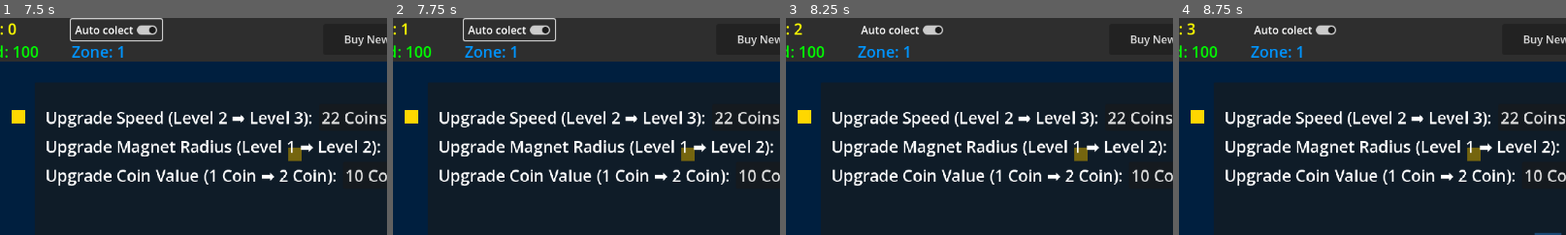
Above: before the commit, frames 1-4 (left to right).
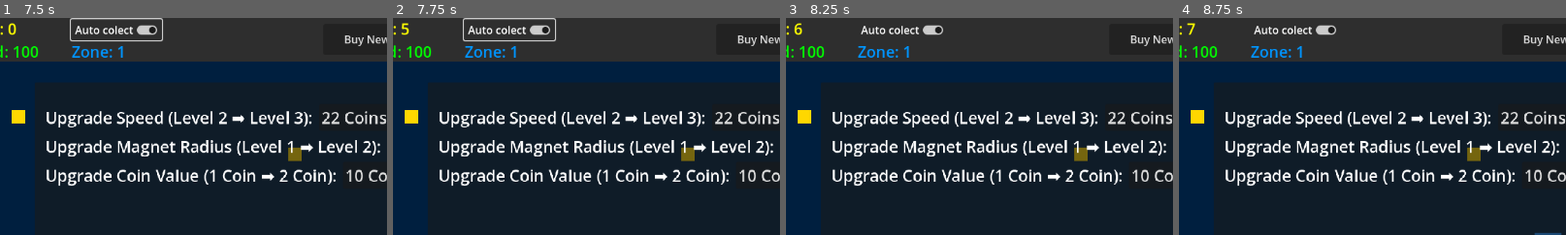
Above: after the commit, the same moments.

Repository: CD1FOX/golden-grind
Game: Godot game, scene res://Scenes/Worlds/Zone 1 - 10/zone1.tscn
Same seed, same stepped clock (60 frames per second), same inputs: the game is played once before the commit and once after it.
Inputs:
- Up to frame 1 (7.5 s): click "Buy New Zone" at 0.5 s; click "Buy New Zone" at 1.25 s; click "Confirm" at 2 s; click "OK" at 2.75 s; click "Shop (E)" at 3.5 s; click "10 Coins" at 4.25 s; click "22 Coins" at 5 s; click "10 Coins" at 5.75 s; click "10 Coins" at 6.5 s; click "Auto colect" at 7.25 s
- Up to frame 2 (7.75 s): no input
- Up to frame 3 (8.25 s): click "Menu (ESC)" at 8 s
- Up to frame 4 (8.75 s): no input
The pictures show only the part of the screen within x 6-55%, y 0-50%; the shares and areas given below are measured in that part.

Frame 1 is identical in both runs. In frame 2, less than 0.1% of the frame differs, in the area x 2-5%, y 2-9%; in frame 3, less than 0.1%; in frame 4, less than 0.1%.

Commit message:
Update
feat: Added Critical Pickup Chance Logic

Can get chances of x5, 10x, 50x, and 100x if the player collected the coin

Diff:
--- a/Global/Global.gd
+++ b/Global/Global.gd
@@ -26,3 +26,32 @@
 
 #Auto Collector
 var auto_collect = false
+
+#Coin Crit Chance
+var critical_chances = {
+	5: 20,
+	10: 10,
+	50: 3,
+	100: 1
+}
+
+func get_critical_multiplier():
+	var roll = randf() * 100
+	var cumulative = 1.0
+
+	for multiplier in critical_chances.keys():
+		cumulative += critical_chances[multiplier]
+		if roll < cumulative:
+			return multiplier
+
+	return Global.coin_value
+
+func multiplier_distributer(coin_area):
+	var multiplier = get_critical_multiplier()
+	var gained = coin_value * multiplier
+	coin += gained
+
+	if multiplier > 1:
+		print("💥 CRITICAL PICKUP ×%d! +%d coins" % [multiplier, gained])
+
+	coin_area.queue_free()
--- a/Scenes/Entitys/Player/Scripts/player.gd
+++ b/Scenes/Entitys/Player/Scripts/player.gd
@@ -27,8 +27,7 @@
 
 func _on_magnet_area_entered(area: Area2D) -> void:
 	if area.is_in_group("coin"):
-		Global.coin += Global.coin_value
-		area.queue_free()
+		Global.multiplier_distributer(area)
 
 
 func get_nearest_coin():
--- a/Scenes/Pickables/Coin/coin.gd
+++ b/Scenes/Pickables/Coin/coin.gd
@@ -2,8 +2,7 @@
 
 func _on_body_entered(body: Node2D) -> void:
 	if body.name == "Player":
-		Global.coin += Global.coin_value
-		queue_free()
+		Global.multiplier_distributer(self)
 
 func _on_timer_timeout() -> void:
 	queue_free()
